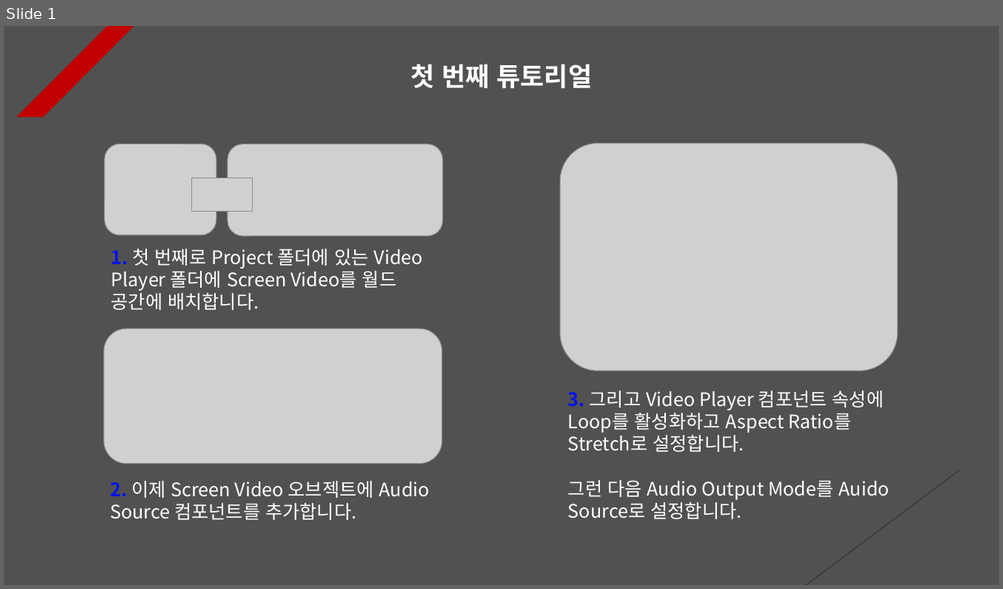
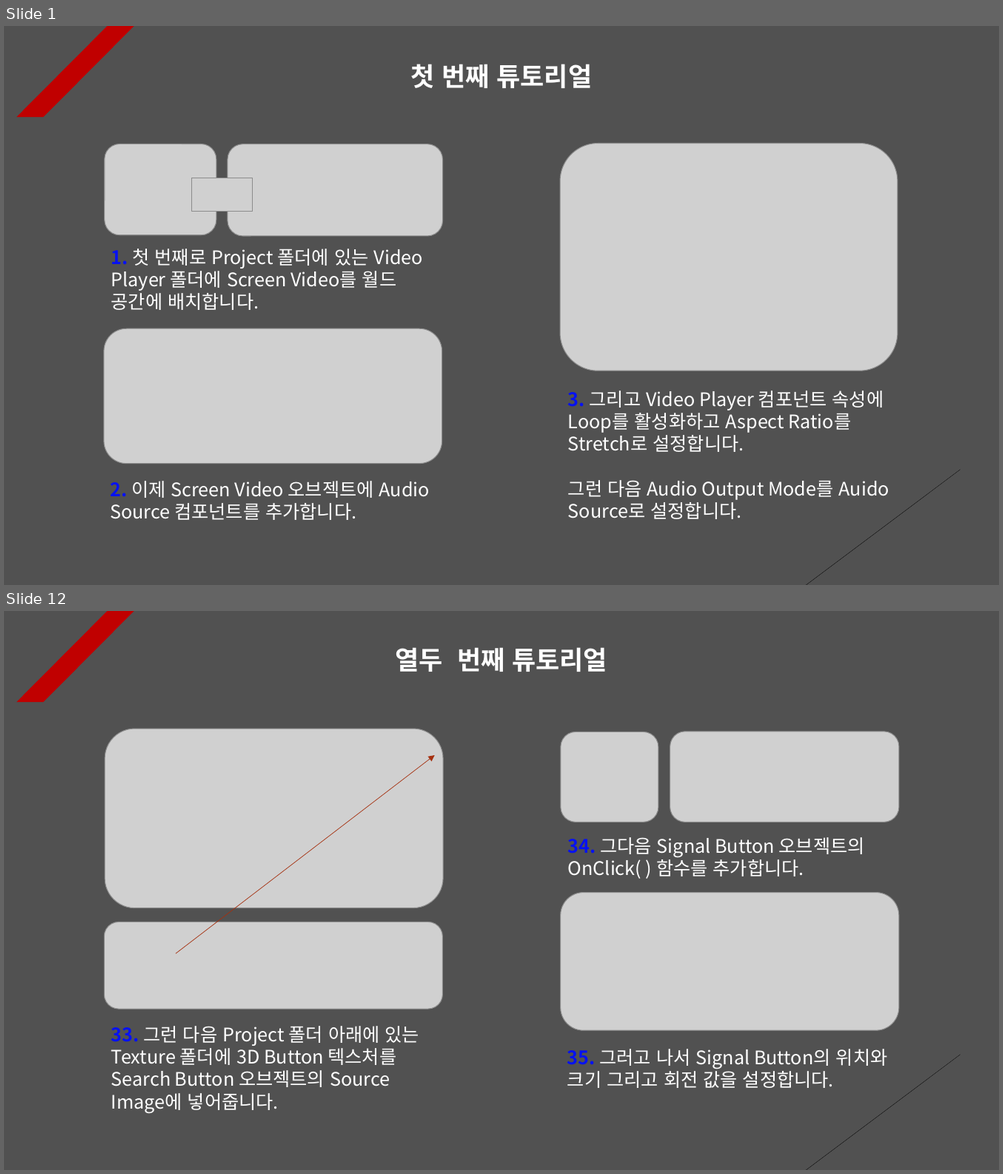
Before and after one commit to Unity2033/3D-UnityEngine, a slide deck: Assets/Sound/PPT Data/Sound Example.pptx. Shown one above the other, each under a label of ours: slide 1 before the commit, slides 1 and 12 after it; the slides between them are not shown. The pictures are 1003x589 and 1003x1174 pixels, drawn with LibreOffice and Linux fonts; fonts in the diff are those of the drawing; grey boxes stand for pictures. Boxes give left, top, right and bottom in pixels: in the first picture for what was removed or moved away, otherwise in the second. Text is boxed around its words. In the diff, an @@ line names an element or a change of style, - is before the commit and + after.

```diff
--- a/Assets/Sound/PPT Data/Sound Example.pptx
+++ b/Assets/Sound/PPT Data/Sound Example.pptx
@@ slide 12 added at [4,611,999,1170], background #515151; not listed: 2 template elements that a slide beside it also shows @@
@@ text added at [395,647,607,672], 25 pt, text #FFFFFF, bold @@
+열두 번째 튜토리얼
@@ picture added at [105,729,443,908] @@
@@ picture added at [560,732,658,822] @@
@@ picture added at [670,732,899,823] @@
@@ arrow added from (176, 954) to (435, 755), #A5300F 0.5 pt dashed @@
@@ text added at [568,837,865,879], 18 pt, text #FFFFFF @@
+34. 그다음 Signal Button 오브젝트의 OnClick( ) 함수를 추가합니다.
@@ picture added at [560,893,899,1031] @@
@@ picture added at [104,922,443,1009] @@
@@ text added at [111,1026,419,1113], 18 pt, text #FFFFFF @@
+33. 그런 다음 Project 폴더 아래에 있는 Texture 폴더에 3D Button 텍스처를 Search Button 오브젝트의 Source Image에 넣어줍니다.
@@ text added at [567,1049,888,1088], 18 pt, text #FFFFFF @@
+35. 그러고 나서 Signal Button의 위치와 크기 그리고 회전 값을 설정합니다.
```
Also in this commit, not shown: 8 slides changed, 4 other slides added, 2 slides removed, 29 other files.
